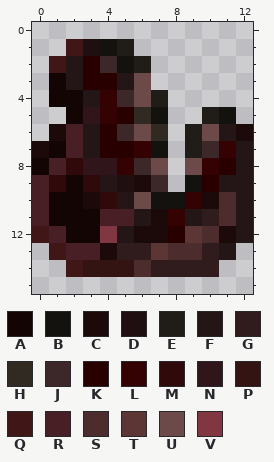
Edited in one commit: pixel-art sprite (Assets/NPCs/CrimsonInfectedSmallWormHead.png). Above, as it was before the edit.
The file is 26x32 pixels, drawn in blocks of 2x2; one block is one cell here. Colours within 5 levels of each other are drawn and written as one.
Palette (. is transparent): A #140505  B #14120f  C #1c0909  D #200f11  E #201c17  F #241616  G #301c1c  H #302a23  J #3c2828  K #280000  L #340202  M #300a0a  N #30161a  P #341313  Q #401616  R #481f25  S #4c2c2c  T #5c3535  U #6c4a4a  V #803741
Pixels before, first column x 0:
 1 ..QDBE.......
 2 .QFKJBE......
 3 .AFKKFU......
 4 .AAFLJUE.....
 5 ..ANLKHB..EB.
 6 .CRFKJUH.EUFC
 7 CARFKKLB.EJLF
 8 ARMNNLJU.ULKF
 9 RMAMFDCJ.BKFF
10 RAACMFUBBLCSF
11 RAAARRFCLFGSF
12 QRAAVFCCKTSCF
13 .QRRCGGTSSGF.
14 ..QPPPSGGGG..
New version:
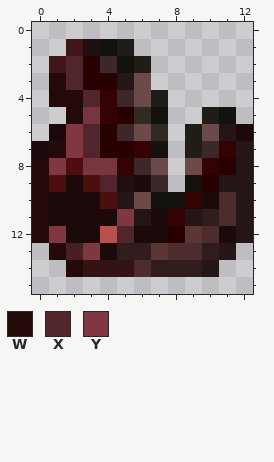
Colours new in this view: W #240909  X #50252b  Y #803741
Difference:
colour M: #300a0a -> #4c0e0e
colour N: #30161a -> #78353f
colour V: #803741 -> #bb4f4f
Changed rows in their new state; - is a pixel that keeps its letter.
first column x 0:
 2 --X--------
 3 -WX--------
 4 -WWX-------
 5 --W--------
 6 --YX-------
 7 -WYX-------
 8 WY---------
 9 W-C-X------
10 WCC--------
11 WCCCCY-----
12 WYCC-X-----
13 -W-Y-------
14 --W-------F
Where, in picture pixels (left, top, right, bottom), the same in both pictures:
changed: (32, 56, 134, 277)
changed: (202, 260, 219, 277)
